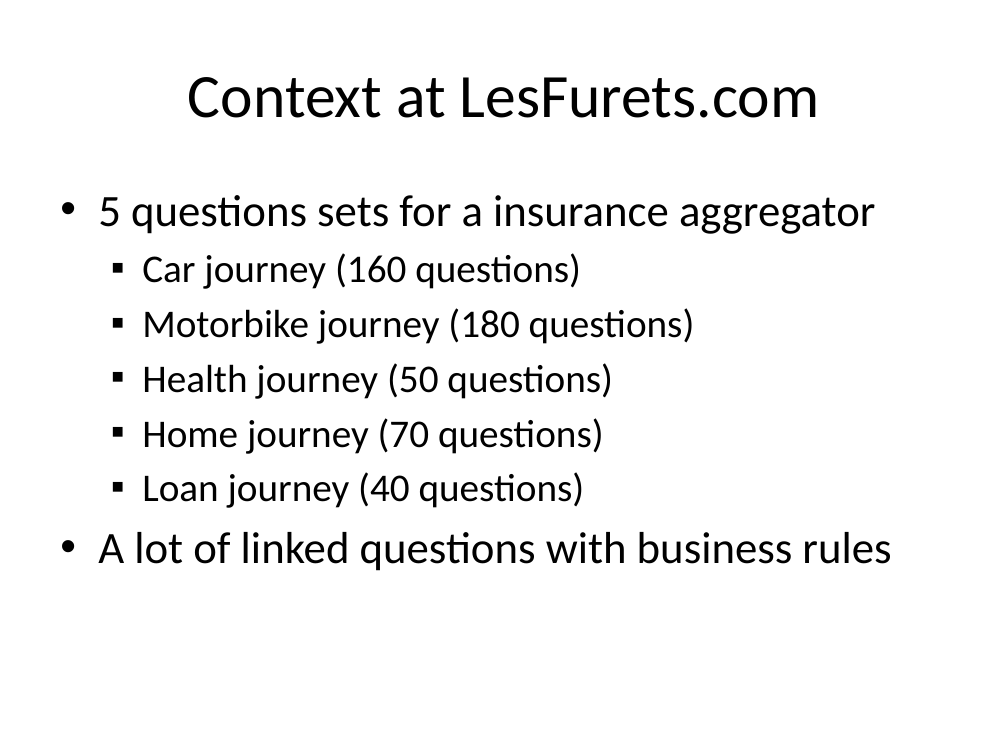
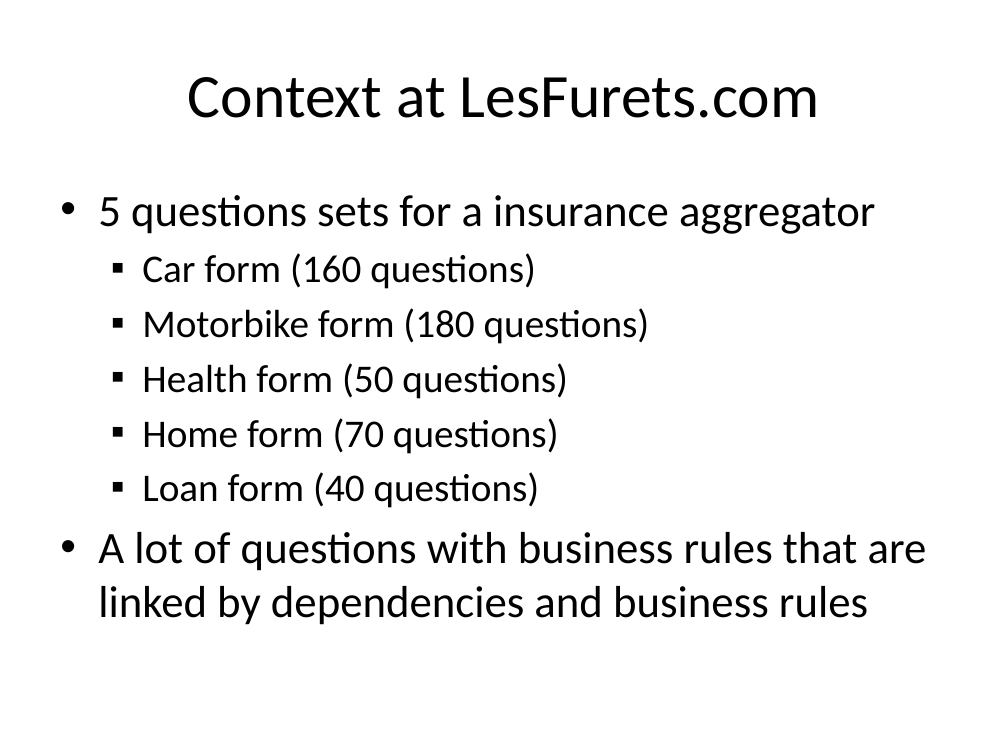
Before and after one commit to lesfurets/mdl4ui, a slide deck: slide 3 of mdl4ui-docs/mdl4ui_cg2013.pptx. Drawn at 1008x756 pixels with LibreOffice and Linux fonts; fonts in the diff are those of the drawing. Boxes give left, top, right and bottom in pixels: in the first picture for what was removed or moved away, otherwise in the second. Text is boxed around its words. In the diff, an @@ line names an element or a change of style, - is before the commit and + after.

Commit message:
udpated field & screen class diagrams
typo in PPT

```diff
--- a/mdl4ui-docs/mdl4ui_cg2013.pptx
+++ b/mdl4ui-docs/mdl4ui_cg2013.pptx
@@ text at (x1=98, y1=253, x2=927, y2=625): text changed @@
-  ▪ Car journey (160 questions)
-  ▪ Motorbike journey (180 questions)
-  ▪ Health journey (50 questions)
-  ▪ Home journey (70 questions)
-  ▪ Loan journey (40 questions)
-• A lot of linked questions with business rules
+  ▪ Car form (160 questions)
+  ▪ Motorbike form (180 questions)
+  ▪ Health form (50 questions)
+  ▪ Home form (70 questions)
+  ▪ Loan form (40 questions)
+• A lot of questions with business rules that are linked by dependencies and business rules
```
Also in this commit, not shown: 10 other slides changed, 3 other files.
